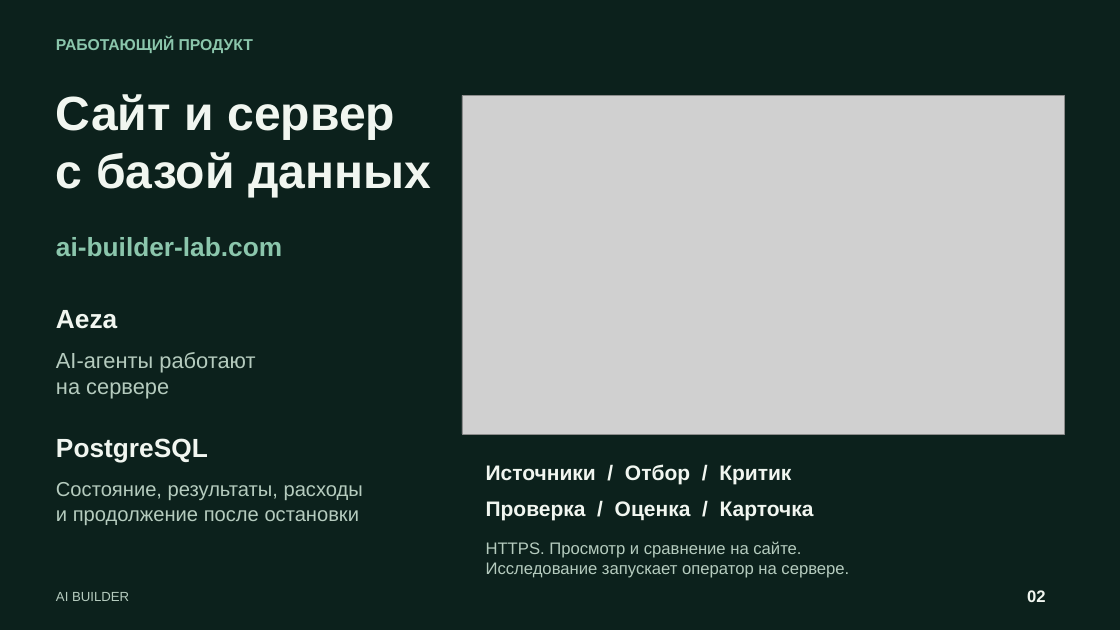
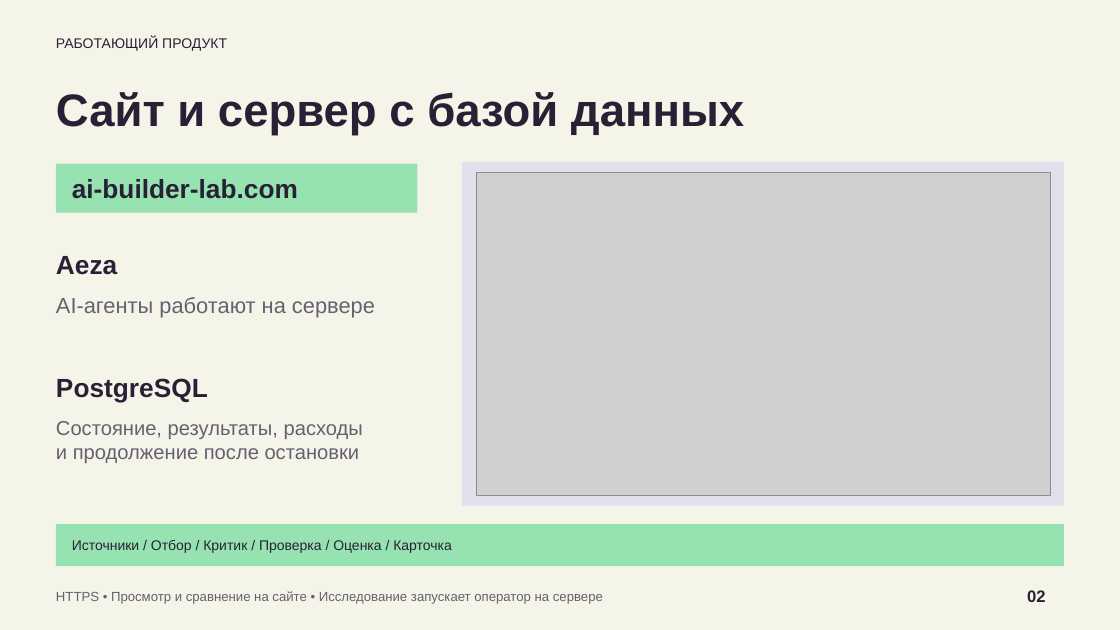
Before and after one commit to bcmle/test_ai_builder, a slide deck: slide 2 of presentation/AI-Builder-CEO.pptx. Drawn at 1120x630 pixels with LibreOffice and Linux fonts; fonts in the diff are those of the drawing; grey boxes stand for pictures. Boxes give left, top, right and bottom in pixels: in the first picture for what was removed or moved away, otherwise in the second. Text is boxed around its words. In the diff, an @@ line names an element or a change of style, - is before the commit and + after.

Commit message:
design: restyle CEO deck after The Pitch

```diff
--- a/presentation/AI-Builder-CEO.pptx
+++ b/presentation/AI-Builder-CEO.pptx
@@ background #0C211C to #F5F4E9 @@
@@ text "РАБОТАЮЩИЙ ПРОДУКТ" at box(56, 37, 227, 51): size 13.5 to 12 pt, text colour #8BC6AC to #282136, bold off @@
@@ text at box(56, 92, 744, 136): text changed; size 41.2 to 39 pt; text colour #F1F6F0 to #282136 @@
-Сайт и сервер
-с базой данных
+Сайт и сервер с базой данных
@@ rectangle added at box(56, 164, 418, 213), fill #96E3B1 @@
@@ text "ai-builder-lab.com": place and size @@
-text "ai-builder-lab.com" at box(56, 237, 282, 256)
+text "ai-builder-lab.com" at box(72, 179, 298, 199)
@@ text "ai-builder-lab.com" at box(72, 179, 298, 199): text colour #8BC6AC to #282136 @@
@@ rectangle added at box(462, 162, 1065, 506), fill #E3DFED @@
@@ picture: place and size @@
-picture at box(462, 96, 1065, 434)
+picture at box(476, 172, 1050, 495)
@@ text colour #F1F6F0 to #282136 in 3 elements at box(1027, 590, 1046, 602), box(56, 378, 208, 402), box(56, 256, 117, 275) @@
@@ text "Aeza": place and size @@
-text "Aeza" at box(56, 310, 117, 329)
+text "Aeza" at box(56, 256, 117, 275)
@@ text at box(56, 297, 375, 317): text changed; text colour #B5CBBE to #66616F @@
-AI-агенты работают
-на сервере
+AI-агенты работают на сервере
@@ text "PostgreSQL": place and size @@
-text "PostgreSQL" at box(56, 438, 208, 463)
+text "PostgreSQL" at box(56, 378, 208, 402)
@@ text "Состояние, результаты, расходы": place and size @@
-text "Состояние, результаты, расходы" at box(56, 482, 363, 525)
+text "Состояние, результаты, расходы" at box(56, 421, 363, 463)
@@ text "Состояние, результаты, расходы" at box(56, 421, 363, 463): text colour #B5CBBE to #66616F @@
@@ text removed at box(486, 464, 791, 484) @@
-Источники / Отбор / Критик
@@ text removed at box(486, 501, 814, 520) @@
-Проверка / Оценка / Карточка
@@ rectangle added at box(56, 524, 1065, 566), fill #96E3B1 @@
@@ text at box(72, 540, 452, 553): text changed; size 11.2 to 12 pt; text colour #B5CBBE to #282136 @@
-AI BUILDER
+Источники / Отбор / Критик / Проверка / Оценка / Карточка
@@ text at box(56, 591, 603, 604): text changed; size 14.2 to 11.2 pt; text colour #B5CBBE to #66616F @@
-HTTPS. Просмотр и сравнение на сайте.
-Исследование запускает оператор на сервере.
+HTTPS • Просмотр и сравнение на сайте • Исследование запускает оператор на сервере
```
Also in this commit, not shown: 6 other slides changed, 10 other files.
